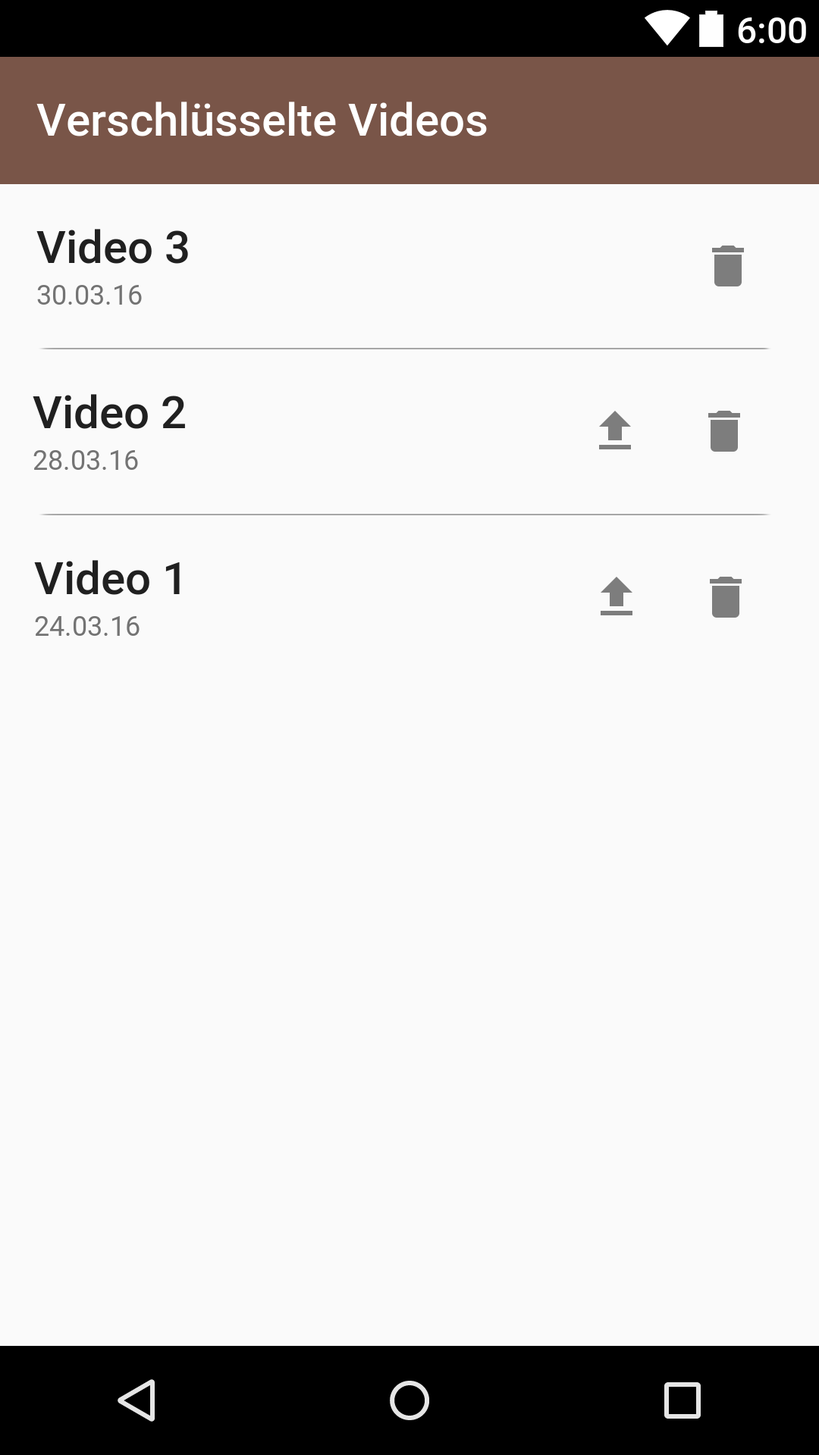
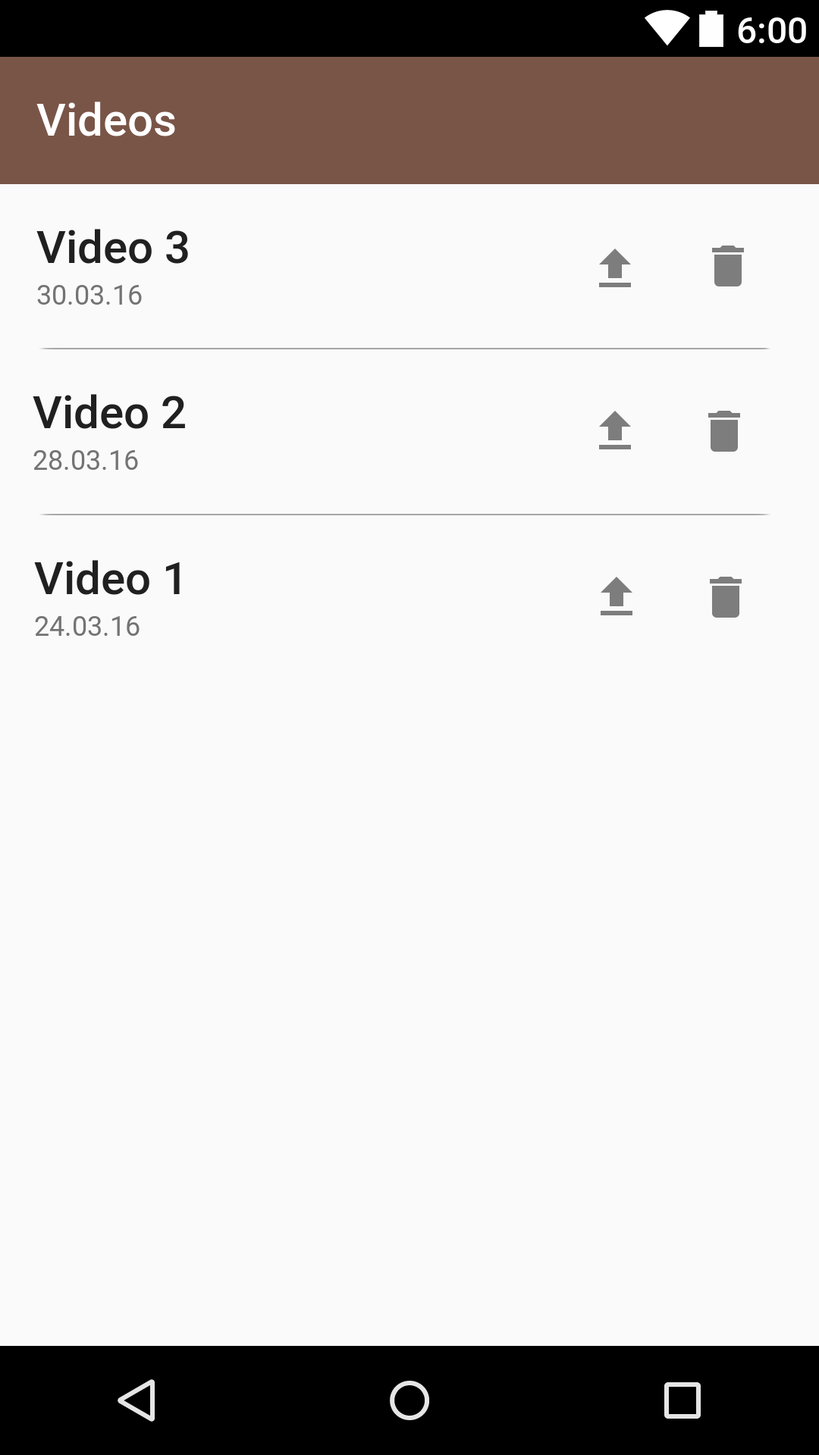
Before/after of a 819x1455 layered artwork. What changed in the layer stack:
added layer "Eingefügte Ebene #3" above "Eingefügte Ebene #2" over [598, 248, 631, 288]
added layer "Eingefügte Ebene #2" above "Eingefügte Ebene #1" over [67, 101, 176, 137]
painted on "layout-2016-11-29-194506.png" over [67, 101, 631, 288]
